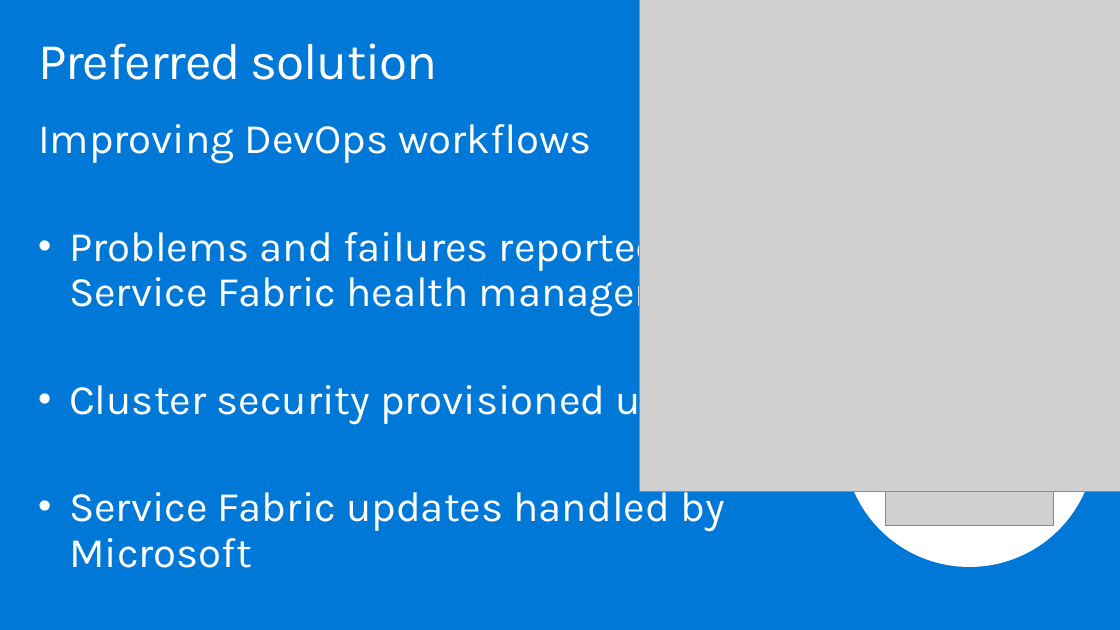
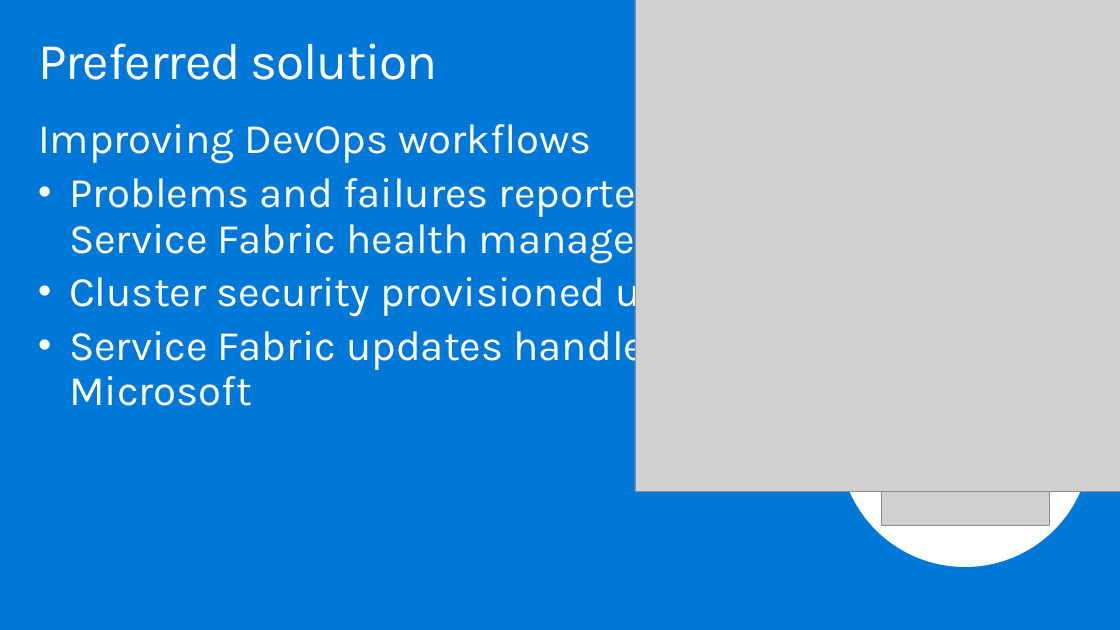
Before and after one commit to yellowbrickcode/MCW-Microservices-architecture, a slide deck: slide 21 of WDS/Whiteboard Design Session Trainer Presentation - Microservices architecture.pptx. Drawn at 1120x630 pixels with LibreOffice and Linux fonts; fonts in the diff are those of the drawing; grey boxes stand for pictures. Boxes give left, top, right and bottom in pixels: in the first picture for what was removed or moved away, otherwise in the second. Text is boxed around its words. In the diff, an @@ line names an element or a change of style, - is before the commit and + after.

```diff
--- a/WDS/Whiteboard Design Session Trainer Presentation - Microservices architecture.pptx
+++ b/WDS/Whiteboard Design Session Trainer Presentation - Microservices architecture.pptx
@@ text "Improving DevOps workflows" rewrapped from [38, 124, 724, 568] to [38, 124, 670, 406] @@
@@ 2 pictures, 1 ellipse: place and size @@
-2 pictures, 1 ellipse at [639, 0, 1120, 567]
+2 pictures, 1 ellipse at [635, 0, 1120, 567]
```
Also in this commit, not shown: 12 other slides changed, 4 slides added, 8 other files.
